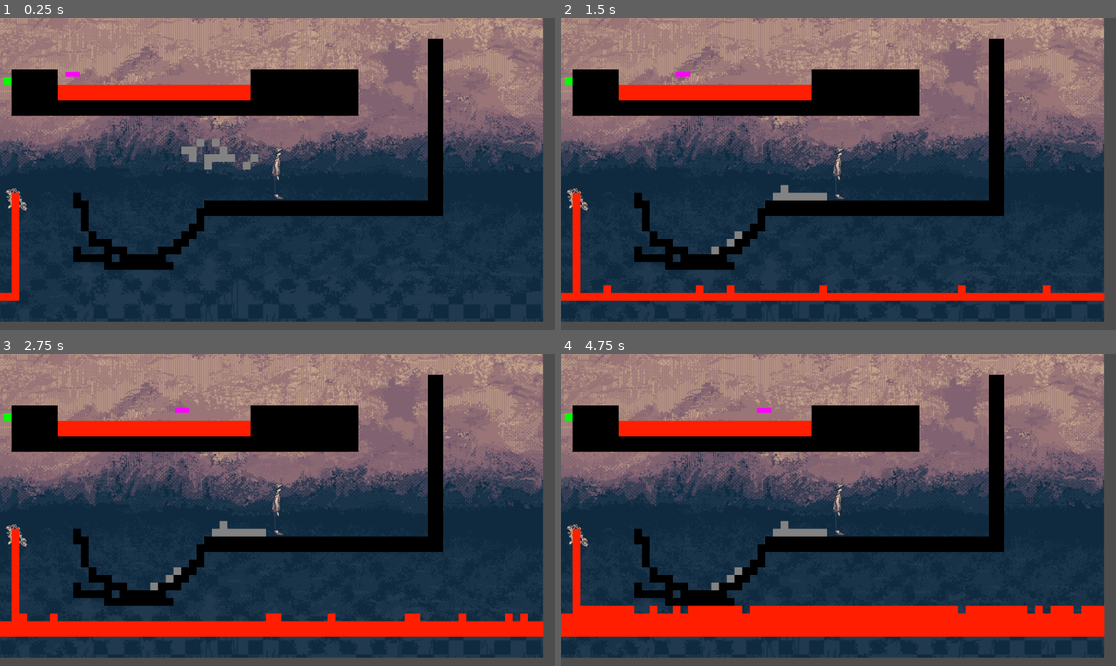
Above: before the commit, frames 1-4 (two rows, left to right).
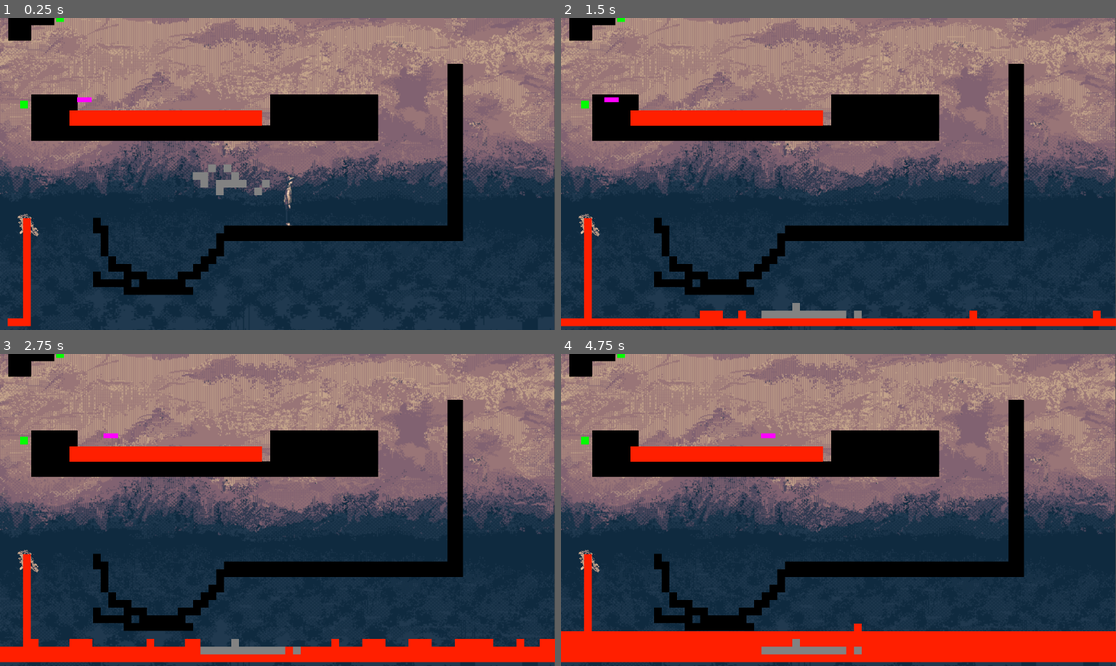
Above: after the commit, the same moments.

Repository: hellomynameisren/ludumdare
Game: Godot game, scene res://liquid/test_level.tscn
Two runs of this game, one before a commit and one after it. Both use one fixed random seed, a clock stepped at 60 frames per second and the inputs below. The project has no main scene, so this scene is started directly.
Inputs:
- Up to frame 1 (0.25 s): no input
- Up to frame 2 (1.5 s): no input
- Up to frame 3 (2.75 s): no input
- Up to frame 4 (4.75 s): no input

The runs differ from the first frame. In frame 1, 46% of the frame differs, in the area x 0-100%, y 0-100%; in frame 2, 50%; in frame 3, 55%; in frame 4, 59%.

Commit message:
edit tileset

Diff:
--- a/liquid/level.gd
+++ b/liquid/level.gd
@@ -26,12 +26,12 @@
 			var tile_coord = Vector2(x, y)
 			var tile_id = $TileMap.get_cell_source_id(0, tile_coord)
 			# print("tile " + str(tile_id) + " loc " + str(tile_coord))
-			if tile_id == 0:
-				var position = $TileMap.map_to_local(tile_coord + Vector2(1/2, 1/2))
-				var wall_instance = wall_scene.instantiate()
-				wall_instance.global_position = position
-				self.add_child(wall_instance)
-				$TileMap.set_cell(0, tile_coord, -1)
+			#if tile_id == 0:
+			#	var position = $TileMap.map_to_local(tile_coord + Vector2(1/2, 1/2))
+			#	var wall_instance = wall_scene.instantiate()
+			#	wall_instance.global_position = position
+			#	self.add_child(wall_instance)
+			#	$TileMap.set_cell(0, tile_coord, -1)
 			if tile_id == 1:
 				var position = $TileMap.map_to_local(tile_coord + Vector2(1/2, 1/2))
 				var lava_instance = lava_block_scene.instantiate()
--- a/liquid/player.tscn
+++ b/liquid/player.tscn
@@ -94,7 +94,7 @@
 [sub_resource type="RectangleShape2D" id="RectangleShape2D_ro6jj"]
 size = Vector2(24, 110)
 
-[node name="Player" type="CharacterBody2D" groups=["player"]]
+[node name="Player" type="CharacterBody2D"]
 script = ExtResource("1_t13u5")
 
 [node name="AnimatedSprite2D" type="AnimatedSprite2D" parent="."]
@@ -104,6 +104,4 @@
 [node name="CollisionShape2D" type="CollisionShape2D" parent="."]
 shape = SubResource("RectangleShape2D_ro6jj")
 
-[node name="Camera2D" type="Camera2D" parent="."]
-
 [connection signal="animation_finished" from="AnimatedSprite2D" to="." method="_on_animated_sprite_2d_animation_finished"]
--- a/liquid/test_level.tscn
+++ b/liquid/test_level.tscn
@@ -42,7 +42,7 @@
 width = 30
 height = 10
 
-[node name="Level" instance=ExtResource("1_yxwh2")]
+[node name="Level2" instance=ExtResource("1_yxwh2")]
 script = ExtResource("2_5tt3k")
 
 [node name="Player" parent="." index="0" instance=ExtResource("2_w7ouu")]
--- a/liquid/tileset_v1.tres
+++ b/liquid/tileset_v1.tres
@@ -8,64 +8,191 @@
 [sub_resource type="TileSetAtlasSource" id="TileSetAtlasSource_v6rvy"]
 texture = ExtResource("1_ejvi7")
 3:0/0 = 0
+3:0/0/physics_layer_0/linear_velocity = Vector2(0, 0)
+3:0/0/physics_layer_0/angular_velocity = 0.0
 4:0/0 = 0
+4:0/0/physics_layer_0/linear_velocity = Vector2(0, 0)
+4:0/0/physics_layer_0/angular_velocity = 0.0
+4:0/0/physics_layer_0/polygon_0/points = PackedVector2Array(-8, -8, 8, -8, 8, 8, -8, 8)
 5:0/0 = 0
+5:0/0/physics_layer_0/linear_velocity = Vector2(0, 0)
+5:0/0/physics_layer_0/angular_velocity = 0.0
 1:1/0 = 0
+1:1/0/physics_layer_0/linear_velocity = Vector2(0, 0)
+1:1/0/physics_layer_0/angular_velocity = 0.0
+1:1/0/physics_layer_0/polygon_0/points = PackedVector2Array(-8, -8, 8, -8, 8, 8, -8, 8)
 4:1/0 = 0
+4:1/0/physics_layer_0/linear_velocity = Vector2(0, 0)
+4:1/0/physics_layer_0/angular_velocity = 0.0
+4:1/0/physics_layer_0/polygon_0/points = PackedVector2Array(-8, -8, 8, -8, 8, 8, -8, 8)
 1:2/0 = 0
+1:2/0/physics_layer_0/linear_velocity = Vector2(0, 0)
+1:2/0/physics_layer_0/angular_velocity = 0.0
+1:2/0/physics_layer_0/polygon_0/points = PackedVector2Array(-8, -8, 8, -8, 8, 8, -8, 8)
 4:2/0 = 0
+4:2/0/physics_layer_0/linear_velocity = Vector2(0, 0)
+4:2/0/physics_layer_0/angular_velocity = 0.0
+4:2/0/physics_layer_0/polygon_0/points = PackedVector2Array(-8, -8, 8, -8, 8, 8, -8, 8)
 1:0/0 = 0
+1:0/0/physics_layer_0/linear_velocity = Vector2(0, 0)
+1:0/0/physics_layer_0/angular_velocity = 0.0
+1:0/0/physics_layer_0/polygon_0/points = PackedVector2Array(-8, -8, 8, -8, 8, 8, -8, 8)
 7:0/0 = 0
+7:0/0/physics_layer_0/linear_velocity = Vector2(0, 0)
+7:0/0/physics_layer_0/angular_velocity = 0.0
+7:0/0/physics_layer_0/polygon_0/points = PackedVector2Array(-8, -8, 8, -8, 8, 8, -8, 8)
 7:1/0 = 0
+7:1/0/physics_layer_0/linear_velocity = Vector2(0, 0)
+7:1/0/physics_layer_0/angular_velocity = 0.0
+7:1/0/physics_layer_0/polygon_0/points = PackedVector2Array(-8, -8, 8, -8, 8, 8, -8, 8)
 6:2/0 = 0
+6:2/0/physics_layer_0/linear_velocity = Vector2(0, 0)
+6:2/0/physics_layer_0/angular_velocity = 0.0
 7:2/0 = 0
+7:2/0/physics_layer_0/linear_velocity = Vector2(0, 0)
+7:2/0/physics_layer_0/angular_velocity = 0.0
+7:2/0/physics_layer_0/polygon_0/points = PackedVector2Array(-8, -8, 8, -8, 8, 8, -8, 8)
 8:2/0 = 0
+8:2/0/physics_layer_0/linear_velocity = Vector2(0, 0)
+8:2/0/physics_layer_0/angular_velocity = 0.0
 0:0/0 = 0
+0:0/0/physics_layer_0/linear_velocity = Vector2(0, 0)
+0:0/0/physics_layer_0/angular_velocity = 0.0
+0:0/0/physics_layer_0/polygon_0/points = PackedVector2Array(-8, -8, 8, -8, 8, 8, -8, 8)
 2:0/0 = 0
+2:0/0/physics_layer_0/linear_velocity = Vector2(0, 0)
+2:0/0/physics_layer_0/angular_velocity = 0.0
+2:0/0/physics_layer_0/polygon_0/points = PackedVector2Array(-8, -8, 8, -8, 8, 8, -8, 8)
 6:0/0 = 0
+6:0/0/physics_layer_0/linear_velocity = Vector2(0, 0)
+6:0/0/physics_layer_0/angular_velocity = 0.0
+6:0/0/physics_layer_0/polygon_0/points = PackedVector2Array(-8, -8, 8, -8, 8, 8, -8, 8)
 8:0/0 = 0
+8:0/0/physics_layer_0/linear_velocity = Vector2(0, 0)
+8:0/0/physics_layer_0/angular_velocity = 0.0
+8:0/0/physics_layer_0/polygon_0/points = PackedVector2Array(-8, -8, 8, -8, 8, 8, -8, 8)
 9:0/0 = 0
+9:0/0/physics_layer_0/linear_velocity = Vector2(0, 0)
+9:0/0/physics_layer_0/angular_velocity = 0.0
 10:0/0 = 0
+10:0/0/physics_layer_0/linear_velocity = Vector2(0, 0)
+10:0/0/physics_layer_0/angular_velocity = 0.0
+10:0/0/physics_layer_0/polygon_0/points = PackedVector2Array(-8, -8, 8, -8, 8, 8, -8, 8)
 11:0/0 = 0
+11:0/0/physics_layer_0/linear_velocity = Vector2(0, 0)
+11:0/0/physics_layer_0/angular_velocity = 0.0
 0:1/0 = 0
+0:1/0/physics_layer_0/linear_velocity = Vector2(0, 0)
+0:1/0/physics_layer_0/angular_velocity = 0.0
+0:1/0/physics_layer_0/polygon_0/points = PackedVector2Array(-8, -8, 8, -8, 8, 8, -8, 8)
 2:1/0 = 0
+2:1/0/physics_layer_0/linear_velocity = Vector2(0, 0)
+2:1/0/physics_layer_0/angular_velocity = 0.0
+2:1/0/physics_layer_0/polygon_0/points = PackedVector2Array(-8, -8, 8, -8, 8, 8, -8, 8)
 3:1/0 = 0
+3:1/0/physics_layer_0/linear_velocity = Vector2(0, 0)
+3:1/0/physics_layer_0/angular_velocity = 0.0
 5:1/0 = 0
+5:1/0/physics_layer_0/linear_velocity = Vector2(0, 0)
+5:1/0/physics_layer_0/angular_velocity = 0.0
 6:1/0 = 0
+6:1/0/physics_layer_0/linear_velocity = Vector2(0, 0)
+6:1/0/physics_layer_0/angular_velocity = 0.0
 8:1/0 = 0
+8:1/0/physics_layer_0/linear_velocity = Vector2(0, 0)
+8:1/0/physics_layer_0/angular_velocity = 0.0
 9:1/0 = 0
+9:1/0/physics_layer_0/linear_velocity = Vector2(0, 0)
+9:1/0/physics_layer_0/angular_velocity = 0.0
 10:1/0 = 0
+10:1/0/physics_layer_0/linear_velocity = Vector2(0, 0)
+10:1/0/physics_layer_0/angular_velocity = 0.0
+10:1/0/physics_layer_0/polygon_0/points = PackedVector2Array(-8, -8, 8, -8, 8, 8, -8, 8)
 11:1/0 = 0
+11:1/0/physics_layer_0/linear_velocity = Vector2(0, 0)
+11:1/0/physics_layer_0/angular_velocity = 0.0
 0:2/0 = 0
+0:2/0/physics_layer_0/linear_velocity = Vector2(0, 0)
+0:2/0/physics_layer_0/angular_velocity = 0.0
+0:2/0/physics_layer_0/polygon_0/points = PackedVector2Array(-8, -8, 8, -8, 8, 8, -8, 8)
 2:2/0 = 0
+2:2/0/physics_layer_0/linear_velocity = Vector2(0, 0)
+2:2/0/physics_layer_0/angular_velocity = 0.0
+2:2/0/physics_layer_0/polygon_0/points = PackedVector2Array(-8, -8, 8, -8, 8, 8, -8, 8)
 3:2/0 = 0
+3:2/0/physics_layer_0/linear_velocity = Vector2(0, 0)
+3:2/0/physics_layer_0/angular_velocity = 0.0
 5:2/0 = 0
+5:2/0/physics_layer_0/linear_velocity = Vector2(0, 0)
+5:2/0/physics_layer_0/angular_velocity = 0.0
 9:2/0 = 0
+9:2/0/physics_layer_0/linear_velocity = Vector2(0, 0)
+9:2/0/physics_layer_0/angular_velocity = 0.0
+9:2/0/physics_layer_0/polygon_0/points = PackedVector2Array(-8, -8, 8, -8, 8, 8, -8, 8)
 10:2/0 = 0
+10:2/0/physics_layer_0/linear_velocity = Vector2(0, 0)
+10:2/0/physics_layer_0/angular_velocity = 0.0
+10:2/0/physics_layer_0/polygon_0/points = PackedVector2Array(-8, -8, 8, -8, 8, 8, -8, 8)
 11:2/0 = 0
+11:2/0/physics_layer_0/linear_velocity = Vector2(0, 0)
+11:2/0/physics_layer_0/angular_velocity = 0.0
+11:2/0/physics_layer_0/polygon_0/points = PackedVector2Array(-8, -8, 8, -8, 8, 8, -8, 8)
 12:0/0 = 0
+12:0/0/physics_layer_0/linear_velocity = Vector2(0, 0)
+12:0/0/physics_layer_0/angular_velocity = 0.0
+12:0/0/physics_layer_0/polygon_0/points = PackedVector2Array(-8, -8, 8, -8, 8, 8, -8, 8)
 13:0/0 = 0
+13:0/0/physics_layer_0/linear_velocity = Vector2(0, 0)
+13:0/0/physics_layer_0/angular_velocity = 0.0
+13:0/0/physics_layer_0/polygon_0/points = PackedVector2Array(-8, -8, 8, -8, 8, 8, -8, 8)
 14:0/0 = 0
+14:0/0/physics_layer_0/linear_velocity = Vector2(0, 0)
+14:0/0/physics_layer_0/angular_velocity = 0.0
+14:0/0/physics_layer_0/polygon_0/points = PackedVector2Array(-8, -8, 8, -8, 8, 8, -8, 8)
 12:1/0 = 0
+12:1/0/physics_layer_0/linear_velocity = Vector2(0, 0)
+12:1/0/physics_layer_0/angular_velocity = 0.0
+12:1/0/physics_layer_0/polygon_0/points = PackedVector2Array(-8, -8, 8, -8, 8, 8, -8, 8)
 13:1/0 = 0
+13:1/0/physics_layer_0/linear_velocity = Vector2(0, 0)
+13:1/0/physics_layer_0/angular_velocity = 0.0
 14:1/0 = 0
+14:1/0/physics_layer_0/linear_velocity = Vector2(0, 0)
+14:1/0/physics_layer_0/angular_velocity = 0.0
+14:1/0/physics_layer_0/polygon_0/points = PackedVector2Array(-8, -8, 8, -8, 8, 8, -8, 8)
 12:2/0 = 0
+12:2/0/physics_layer_0/linear_velocity = Vector2(0, 0)
+12:2/0/physics_layer_0/angular_velocity = 0.0
+12:2/0/physics_layer_0/polygon_0/points = PackedVector2Array(-8, -8, 8, -8, 8, 8, -8, 8)
 13:2/0 = 0
+13:2/0/physics_layer_0/linear_velocity = Vector2(0, 0)
+13:2/0/physics_layer_0/angular_velocity = 0.0
+13:2/0/physics_layer_0/polygon_0/points = PackedVector2Array(-8, -8, 8, -8, 8, 8, -8, 8)
 14:2/0 = 0
+14:2/0/physics_layer_0/linear_velocity = Vector2(0, 0)
+14:2/0/physics_layer_0/angular_velocity = 0.0
+14:2/0/physics_layer_0/polygon_0/points = PackedVector2Array(-8, -8, 8, -8, 8, 8, -8, 8)
 
 [sub_resource type="TileSetAtlasSource" id="TileSetAtlasSource_r4kit"]
 texture = ExtResource("2_0jt14")
 0:0/0 = 0
+0:0/0/physics_layer_0/linear_velocity = Vector2(0, 0)
+0:0/0/physics_layer_0/angular_velocity = 0.0
 
 [sub_resource type="TileSetAtlasSource" id="TileSetAtlasSource_713nl"]
 texture = ExtResource("3_w7fbp")
 0:0/0 = 0
+0:0/0/physics_layer_0/linear_velocity = Vector2(0, 0)
+0:0/0/physics_layer_0/angular_velocity = 0.0
 
 [sub_resource type="TileSetAtlasSource" id="TileSetAtlasSource_2di3n"]
 texture = ExtResource("4_clcyh")
 0:0/0 = 0
+0:0/0/physics_layer_0/linear_velocity = Vector2(0, 0)
+0:0/0/physics_layer_0/angular_velocity = 0.0
 
 [resource]
+physics_layer_0/collision_layer = 1
 sources/0 = SubResource("TileSetAtlasSource_v6rvy")
 sources/1 = SubResource("TileSetAtlasSource_r4kit")
 sources/2 = SubResource("TileSetAtlasSource_713nl")
Binary file added: assets/verhplatformwall.png
Not shown, added: assets/verhplatformwall.png.import
Not shown: 1 places in liquid/test_level.tscn that only renumber resources
